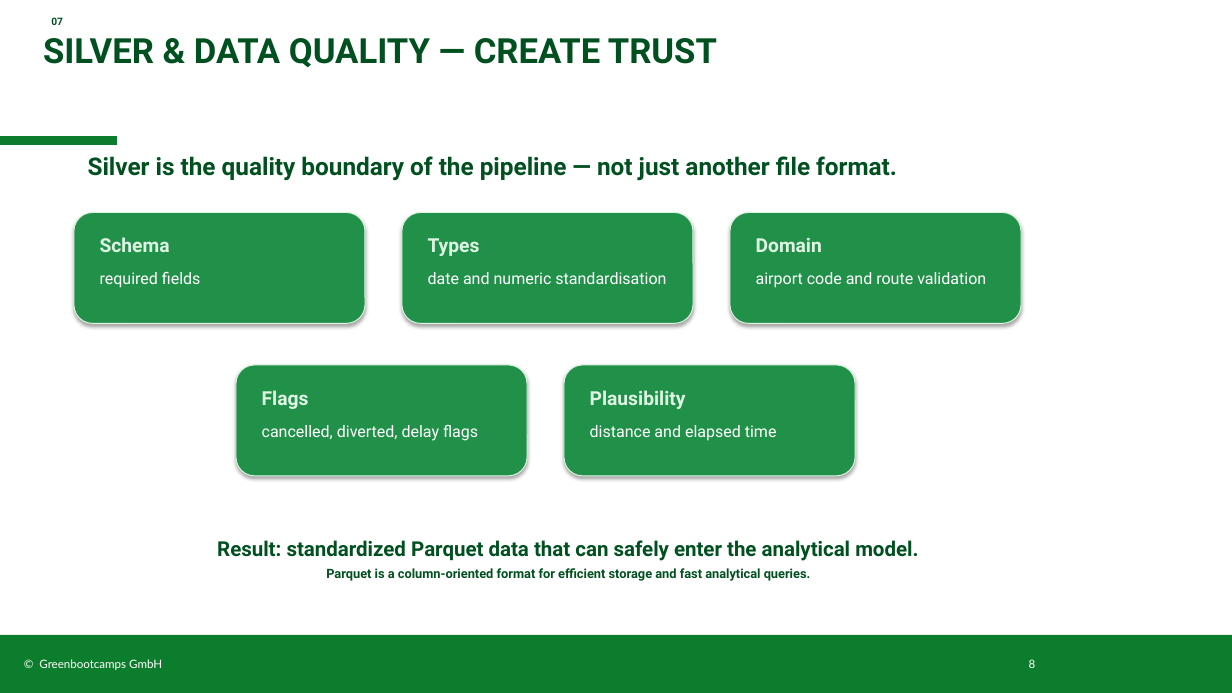
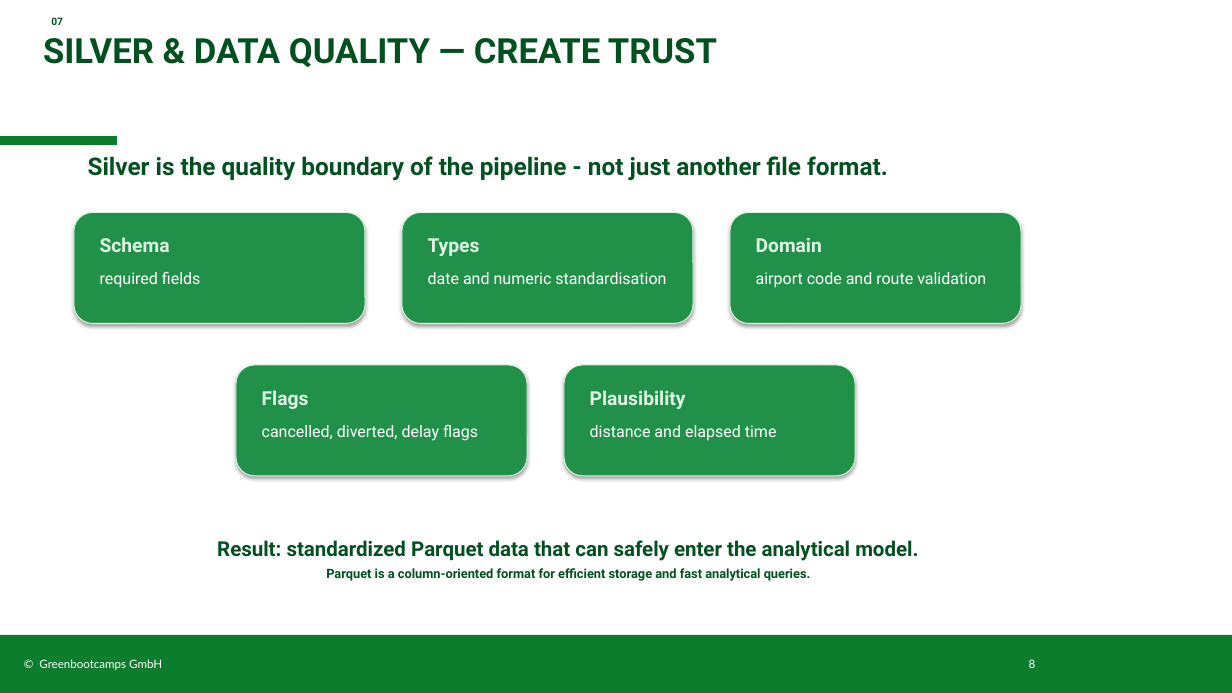
Before and after one commit to Peter-SQL/airline-operations-pipeline, a slide deck: slide 8 of docs/Airline_Reliability_PB.pptx. Drawn at 1232x693 pixels with LibreOffice and Linux fonts; fonts in the diff are those of the drawing; background and template pictures are left out. Boxes give left, top, right and bottom in pixels: in the first picture for what was removed or moved away, otherwise in the second. Text is boxed around its words. In the diff, an @@ line names an element or a change of style, - is before the commit and + after.

```diff
--- a/docs/Airline_Reliability_PB.pptx
+++ b/docs/Airline_Reliability_PB.pptx
@@ text at (x1=88, y1=156, x2=888, y2=181): text changed @@
-Silver is the quality boundary of the pipeline — not just another file format.
+Silver is the quality boundary of the pipeline - not just another file format.
```
Also in this commit, not shown: 9 other slides changed.
